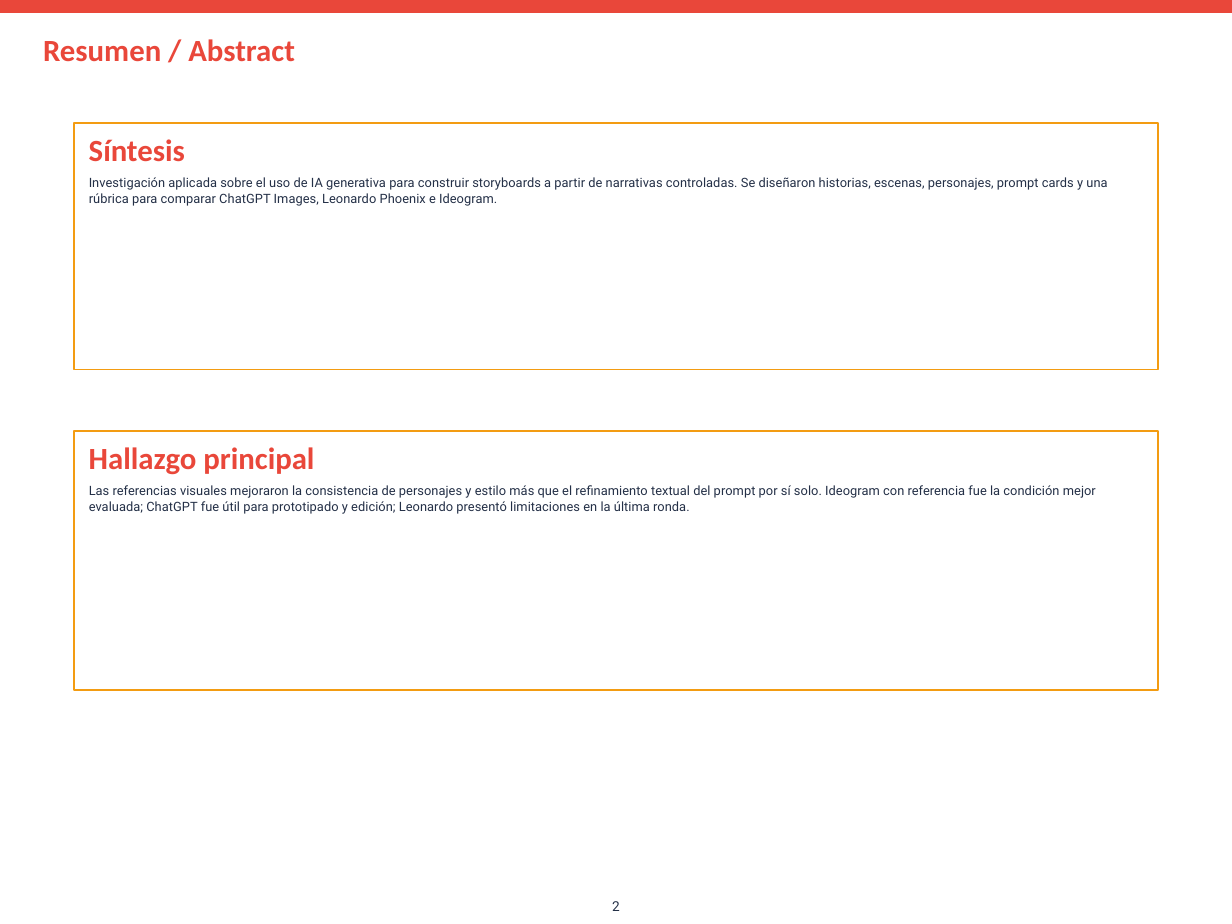
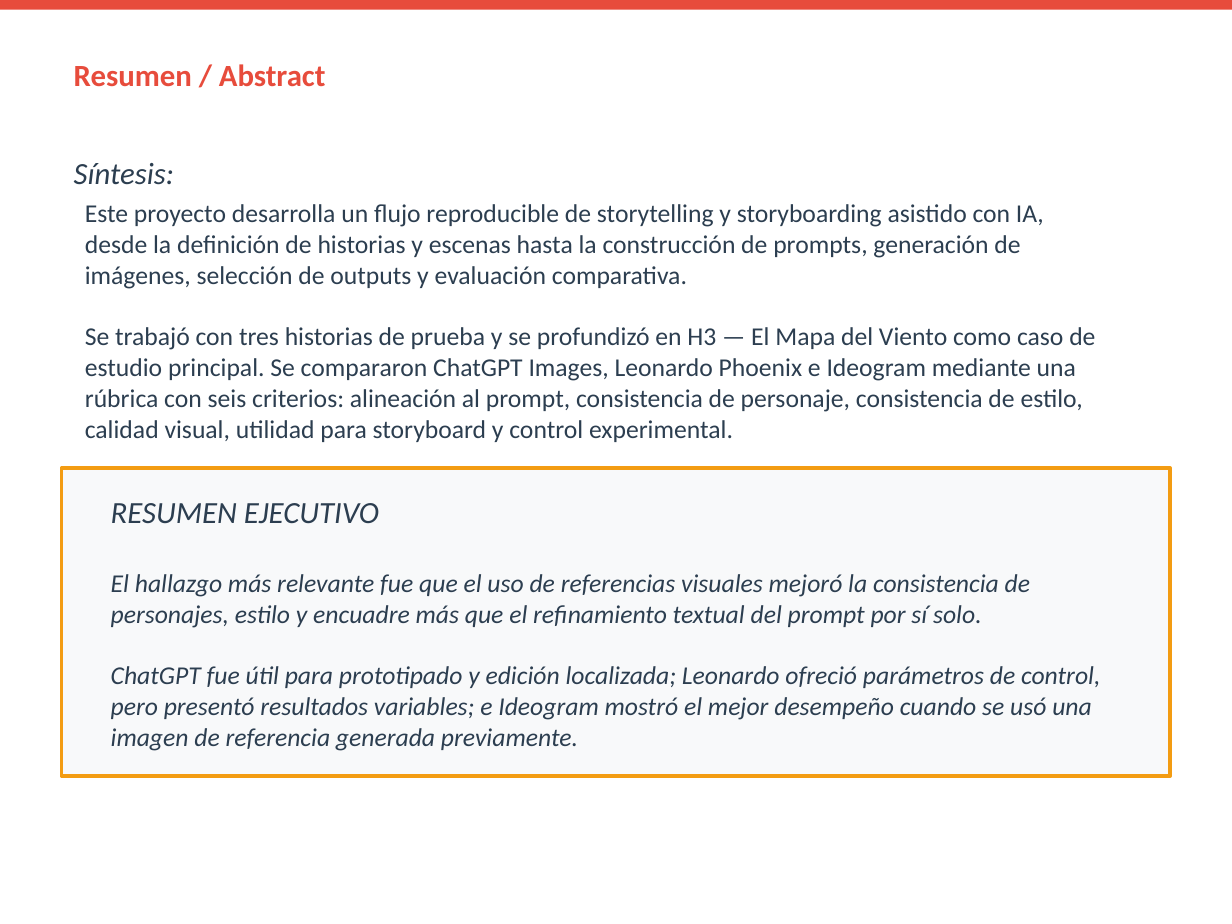
Before and after one commit to Julangar/multimedia-ia-storytelling-2026-1, a slide deck: slide 2 of docs/08_poster/Poster_GI-II_2026-1_Julian_Garcia.pptx. Drawn at 1232x924 pixels with LibreOffice and Linux fonts; fonts in the diff are those of the drawing. Boxes give left, top, right and bottom in pixels: in the first picture for what was removed or moved away, otherwise in the second. Text is boxed around its words. In the diff, an @@ line names an element or a change of style, - is before the commit and + after.

```diff
--- a/docs/08_poster/Poster_GI-II_2026-1_Julian_Garcia.pptx
+++ b/docs/08_poster/Poster_GI-II_2026-1_Julian_Garcia.pptx
@@ rectangle at (0,0,1232,10): fill #E9473A to #E74C3C; outline #E9473A 1 pt to none @@
@@ text "Resumen / Abstract": place and size @@
-text "Resumen / Abstract" at (43,39,295,62)
+text "Resumen / Abstract" at (74,64,326,87)
@@ text "Resumen / Abstract" at (74,64,326,87): text colour #E9473A to #E74C3C @@
@@ rectangle removed at (74,123,1158,370) @@
@@ text at (74,163,174,185): text changed; text colour #E9473A to #2C3E50; bold off; italic on @@
-Síntesis
+Síntesis:
@@ text removed at (89,177,1107,206) @@
-Investigación aplicada sobre el uso de IA generativa para construir storyboards a partir de narrativas controladas. Se diseñaron historias, escenas, personajes, prompt cards y una rúbrica para comparar ChatGPT Images, Leonardo Phoenix e Ideogram.
@@ text added at (85,204,1095,442), 15 pt, text #2C3E50 @@
+Este proyecto desarrolla un flujo reproducible de storytelling y storyboarding asistido con IA, desde la definición de historias y escenas hasta la construcción de prompts, generación de imágenes, selección de outputs y evaluación comparativa.
+Se trabajó con tres historias de prueba y se profundizó en H3 — El Mapa del Viento como caso de estudio principal. Se compararon ChatGPT Images, Leonardo Phoenix e Ideogram mediante una rúbrica con seis criterios: alineación al prompt, consistencia de personaje, consistencia de estilo, calidad visual, utilidad para storyboard y control experimental.
@@ text removed at (89,447,314,475) @@
-Hallazgo principal
@@ rectangle: place and size @@
-rectangle at (74,431,1158,690)
+rectangle at (62,468,1170,776)
@@ rectangle at (62,468,1170,776): fill #FFFFFF to #F8F9FA; outline #F39C12 1 pt to #F39C12 2 pt @@
@@ text "RESUMEN EJECUTIVO" at (111,503,1100,751): vertical alignment top to middle @@
@@ text at (111,503,1100,751): text changed; size 7.5 to 15 pt; font Roboto to Calibri; text colour #243047 to #2C3E50; italic on @@
-Las referencias visuales mejoraron la consistencia de personajes y estilo más que el refinamiento textual del prompt por sí solo. Ideogram con referencia fue la condición mejor evaluada; ChatGPT fue útil para prototipado y edición; Leonardo presentó limitaciones en la última ronda.
+RESUMEN EJECUTIVO
+El hallazgo más relevante fue que el uso de referencias visuales mejoró la consistencia de personajes, estilo y encuadre más que el refinamiento textual del prompt por sí solo.
+ChatGPT fue útil para prototipado y edición localizada; Leonardo ofreció parámetros de control, pero presentó resultados variables; e Ideogram mostró el mejor desempeño cuando se usó una imagen de referencia generada previamente.
@@ text removed at (612,901,620,911) @@
-2
```
Also in this commit, not shown: 6 other slides changed, 2 slides added, 2 slides removed, 2 other files.
